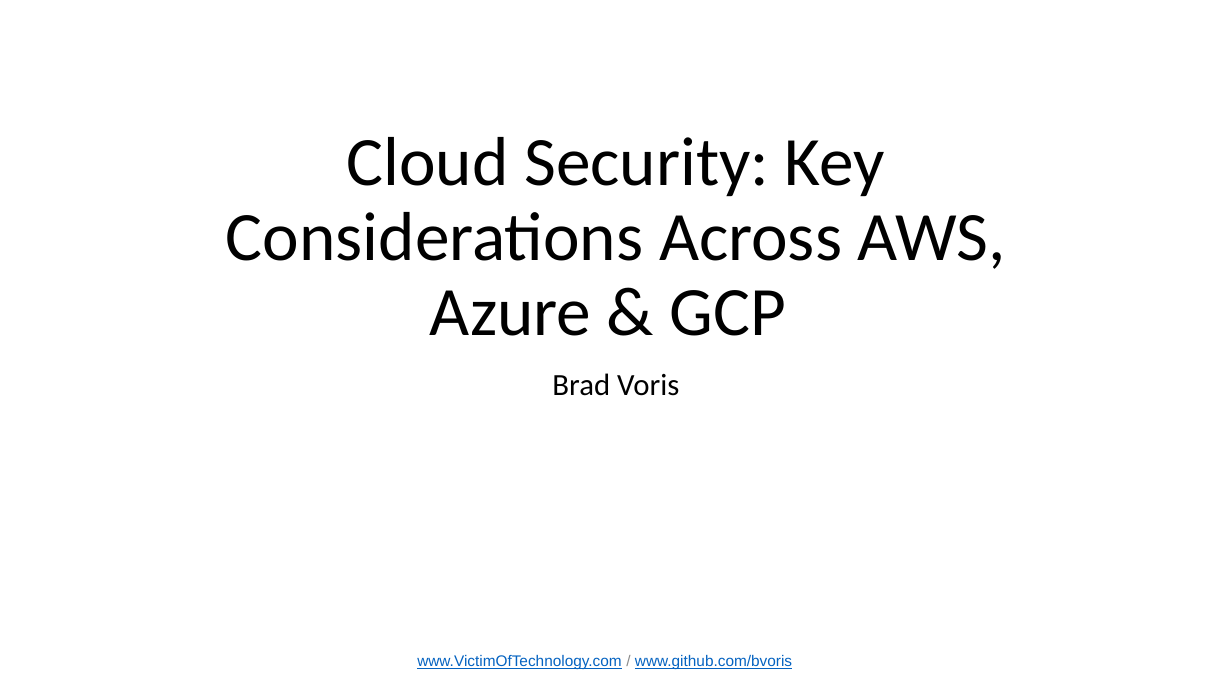
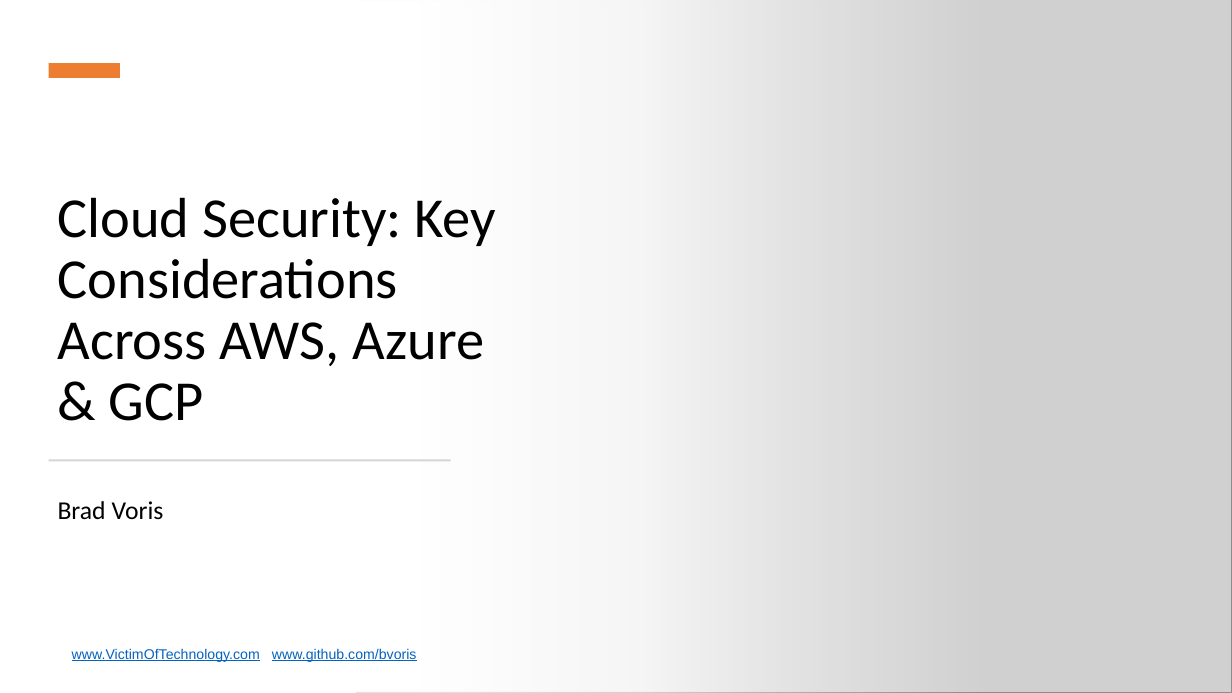
Before and after one commit to bvoris/InfraGardPresentation, a slide deck: slide 1 of InfraGard April Chapter Meeting Cloud Security.pptx. Drawn at 1232x693 pixels with LibreOffice and Linux fonts; fonts in the diff are those of the drawing; grey boxes stand for pictures. Boxes give left, top, right and bottom in pixels: in the first picture for what was removed or moved away, otherwise in the second. Text is boxed around its words. In the diff, an @@ line names an element or a change of style, - is before the commit and + after.

```diff
--- a/InfraGard April Chapter Meeting Cloud Security.pptx
+++ b/InfraGard April Chapter Meeting Cloud Security.pptx
@@ rectangle added at (0, 0, 986, 693), fill gradient #FFFFFF @@
@@ picture added at (356, 0, 1232, 693) @@
@@ rectangle added at (49, 63, 120, 78), fill #ED7D31 @@
@@ title "Cloud Security: Key Considerations Across ...": place and size @@
-title "Cloud Security: Key Considerations Across ..." at (226, 137, 1006, 336)
+title "Cloud Security: Key Considerations Across ..." at (58, 197, 497, 421)
@@ title "Cloud Security: Key Considerations Across ..." at (58, 197, 497, 421): size 54 to 44 pt; alignment centre to left @@
@@ rectangle added at (49, 459, 451, 461), fill #D5D5D5 @@
@@ subtitle "Brad Voris": place and size @@
-subtitle "Brad Voris" at (552, 373, 679, 396)
+subtitle "Brad Voris" at (58, 501, 164, 519)
@@ subtitle "Brad Voris" at (58, 501, 164, 519): size 24 to 20 pt; alignment centre to left @@
@@ text "www.VictimOfTechnology.com / www.github.com/bvoris": place and size @@
-text "www.VictimOfTechnology.com / www.github.com/bvoris" at (417, 655, 792, 669)
+text "www.VictimOfTechnology.com / www.github.com/bvoris" at (72, 648, 417, 662)
@@ text "www.VictimOfTechnology.com / www.github.com/bvoris" at (72, 648, 417, 662): size 12 to 11 pt; text colour #8C8C8C to #FFFFFF in "/"; alignment centre to left; more space between paragraphs @@
```
Also in this commit, not shown: 10 other slides changed.
